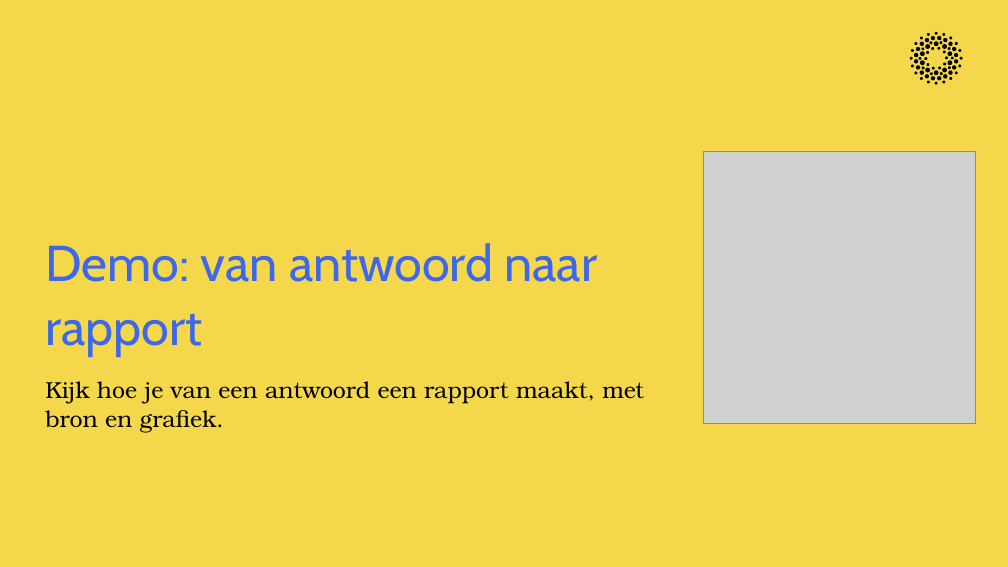
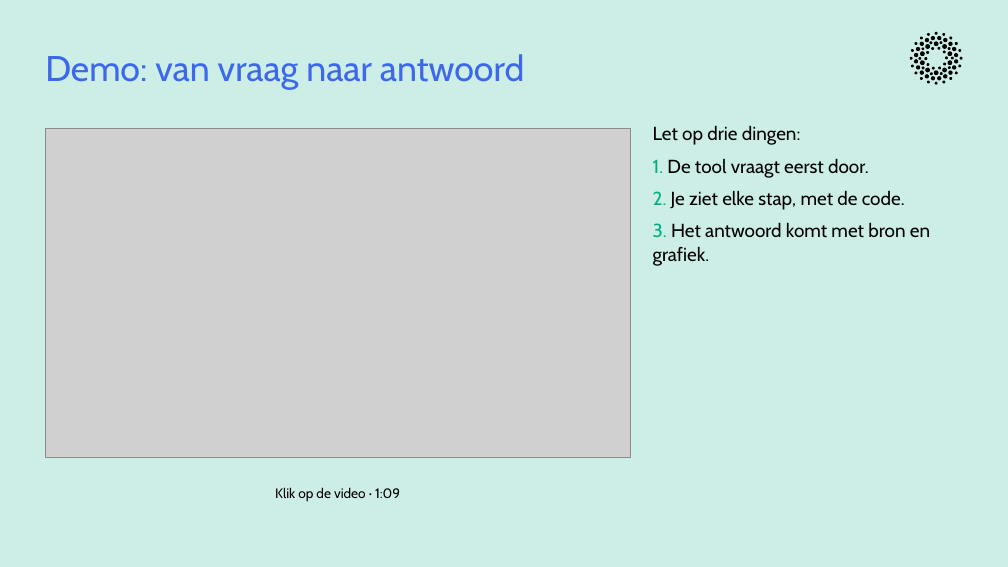
Before and after one commit to cedanl/clidev-presentaties, a slide deck: slide 10 of exports/261029_dair_onderwijsdata/261029_dair_onderwijsdata.pptx (slide 15 before the commit). Drawn at 1008x567 pixels with LibreOffice and Linux fonts; fonts in the diff are those of the drawing; grey boxes stand for pictures. Boxes give left, top, right and bottom in pixels: in the first picture for what was removed or moved away, otherwise in the second. Text is boxed around its words. In the diff, an @@ line names an element or a change of style, - is before the commit and + after.

```diff
--- a/exports/261029_dair_onderwijsdata/261029_dair_onderwijsdata.pptx
+++ b/exports/261029_dair_onderwijsdata/261029_dair_onderwijsdata.pptx
@@ background #F4D74B to #CCEEE6 @@
@@ text at bbox=[45, 54, 524, 89]: text changed; size 48 to 34 pt @@
-Demo: van antwoord naar rapport
+Demo: van vraag naar antwoord
@@ text "Demo: van vraag naar antwoord" at bbox=[45, 54, 524, 89]: vertical alignment bottom to middle @@
@@ picture added at bbox=[45, 129, 630, 457] @@
@@ text added at bbox=[653, 125, 930, 266], 18 pt, text #000000 @@
+Let op drie dingen:
+1. De tool vraagt eerst door.
+2. Je ziet elke stap, met de code.
+3. Het antwoord komt met bron en grafiek.
@@ picture removed at bbox=[703, 151, 975, 423] @@
@@ text removed at bbox=[45, 381, 644, 433] @@
-Kijk hoe je van een antwoord een rapport maakt, met bron en grafiek.
@@ text added at bbox=[275, 487, 400, 502], 13 pt, text #000000 @@
+Klik op de video · 1:09
```
Also in this commit, not shown: 2 other slides changed, 3 slides added, 2 slides removed, 8 other files.
